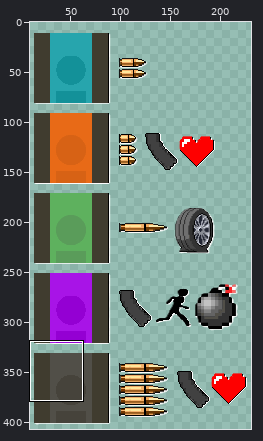
Sprite sheet, stored at ui/enemyTanksB.png. The first picture is a wide view before the edit; the outline marks the close-up.
Close-up. As it was:
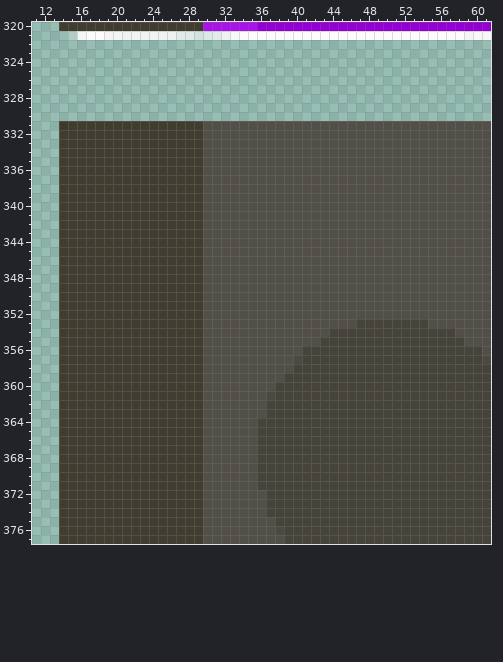
The file is 271x418 pixels. Pixels under 10% opacity are left out. Colours within 5 levels of each other are drawn and written as one. Shown: x 11..61, y 320..377. The wide view leaves out empty margins. The commit also changed other parts of the picture, which this record leaves out.
The same view after the edit:
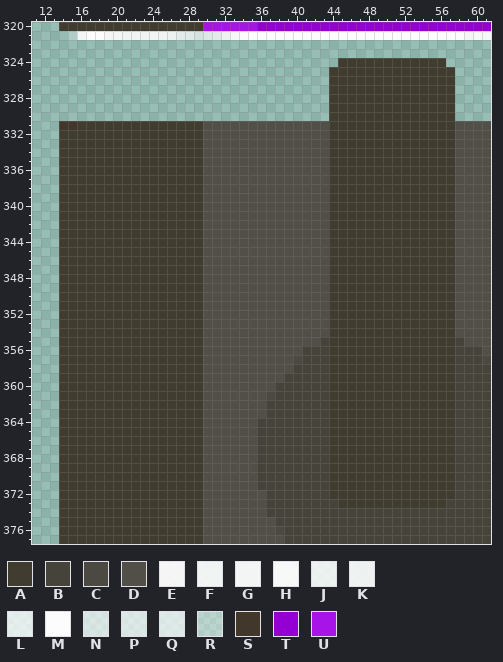
Palette (. is transparent): A #403c2f  B #46433b  C #4b4941  D #514f48  E #f6f6f6fd  F #f9f9f9e9  G #fafafaef  H #fafafaf7  J #fbfbfbd8  K #fbfbfbdf  L #fcfcfcc4  M #fcfcfc  N #fdfdfda4  P #fdfdfdab  Q #fdfdfdb4  R #fefefe59  S #403528fb  T #9400d3  U #a814e7
What changed:
y 324: x 45..56 ............ -> AAAAAAAAAAAA
y 325..330: x 44..57 .............. -> AAAAAAAAAAAAAA
y 331: x 15 A -> S; x 44..57 DDDDDDDDDDDDDD -> AAAAAAAAAAAAAA
y 332..352: x 44..57 DDDDDDDDDDDDDD -> AAAAAAAAAAAAAA
y 353: x 44..57 DDDBBBBBBBBDDD -> AAAAAAAAAAAAAA
y 354..372: x 44..57 BBBBBBBBBBBBBB -> AAAAAAAAAAAAAA
y 373: x 45..56 BBBBBBBBBBBB -> AAAAAAAAAAAA
Where, in picture pixels (left, top, right, bottom), the same in both close-ups:
changed: (329, 58, 455, 508)
changed: (68, 121, 77, 130)
